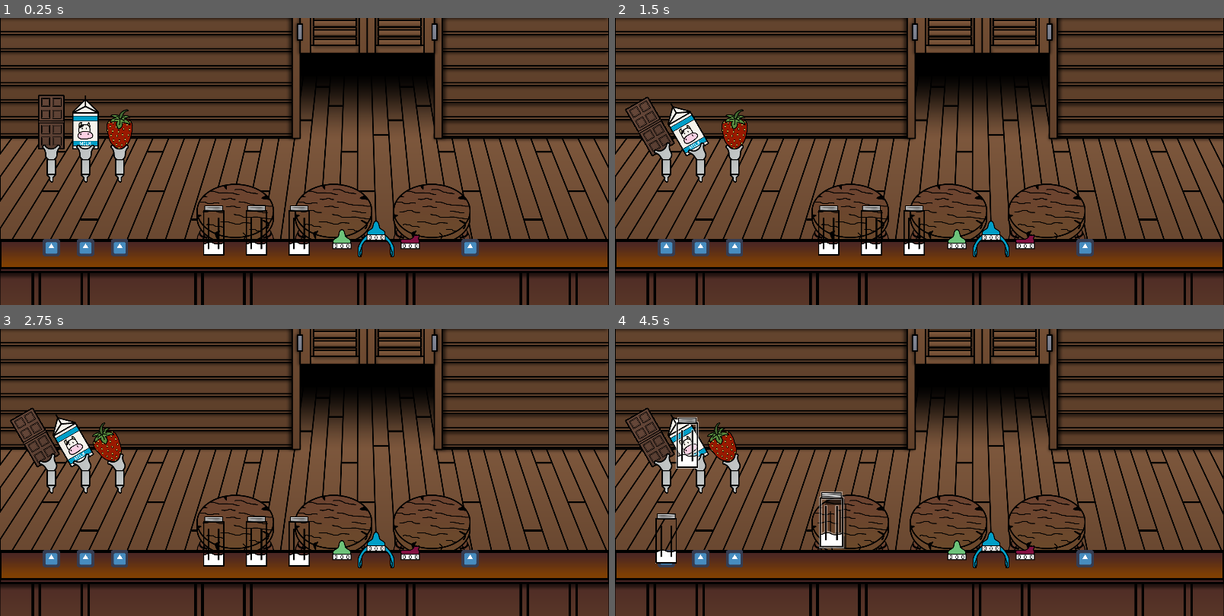
Above: before the commit, frames 1-4 (two rows, left to right).
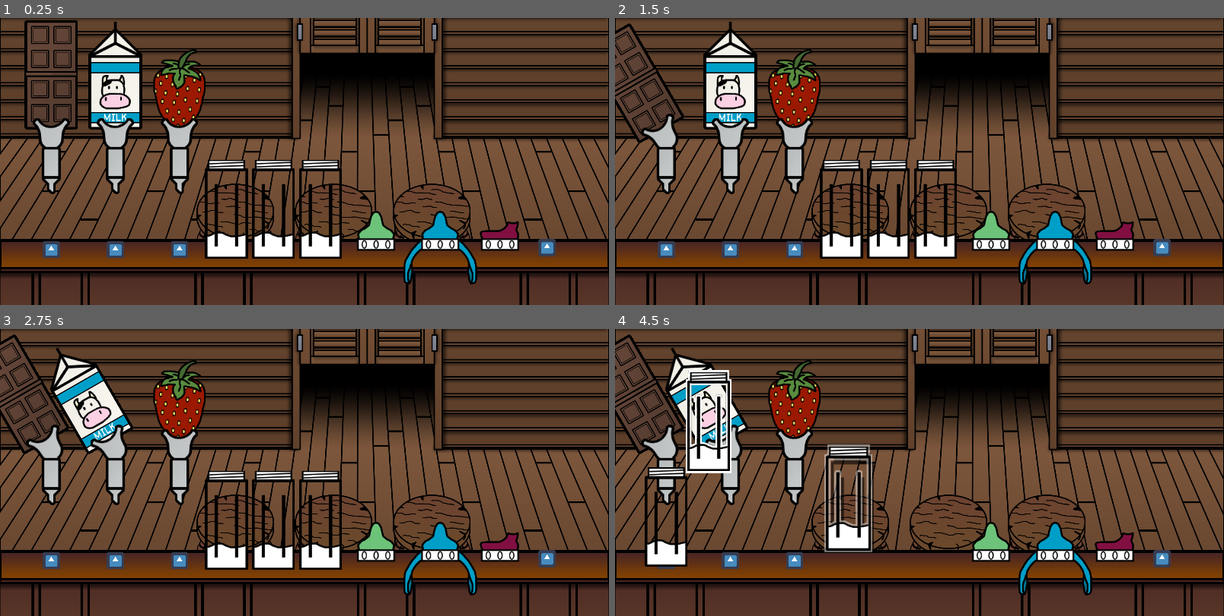
Above: after the commit, the same moments.

Repository: Gravedigger7789/little-willys-milk-bar
Game: Godot game, scene res://World.tscn
The game is run twice, just before and just after one commit, with the same random seed, the same clock (stepped at 60 frames per second) and the same inputs. The engine's default icon, where the game draws it, is replaced by a stand-in: a white triangle on a blue panel in a dark square.
Inputs (mouse positions are in pixels of both pictures, inside the frame that each line leads up to):
- Up to frame 1 (0.25 s): no input
- Up to frame 2 (1.5 s): tap Enter at 0.5 s; drag from (663, 129) to (663, 247) at 0.52 s; tap Space at 1.25 s; drag from (700, 129) to (663, 247) at 1.27 s
- Up to frame 3 (2.75 s): tap Enter at 2 s; move the mouse to (121, 440) at 2.02 s; press the mouse at (121, 440) at 2.03 s
- Up to frame 4 (4.5 s): release the mouse at (736, 440) at 2.75 s; tap Space at 2.75 s; drag from (828, 541) to (663, 558) at 2.77 s; drag from (913, 541) to (688, 443) at 3.52 s; drag from (870, 541) to (688, 443) at 4.27 s

The runs differ from the first frame. In frame 1, 15% of the frame differs, in the area x 4-92%, y 0-93%; in frame 2, 15%; in frame 3, 15%; in frame 4, 15%.

Commit message:
Testing doubling size

Diff:
--- a/World.tscn
+++ b/World.tscn
@@ -52,40 +52,40 @@
 texture = ExtResource( 8 )
 
 [node name="Tap" parent="Bar" instance=ExtResource( 11 )]
-position = Vector2( 192, 544 )
+position = Vector2( 192, 512 )
 
 [node name="Tap2" parent="Bar" instance=ExtResource( 11 )]
-position = Vector2( 320, 544 )
+position = Vector2( 432, 512 )
 handle_type = "Regular"
 
 [node name="Tap3" parent="Bar" instance=ExtResource( 11 )]
-position = Vector2( 448, 544 )
+position = Vector2( 672, 512 )
 handle_type = "Berry"
 
 [node name="BottleLauncher" parent="." instance=ExtResource( 6 )]
-position = Vector2( 1760, 864 )
+position = Vector2( 2048, 864 )
 input_pickable = true
 
 [node name="Bottles" type="Node2D" parent="."]
 
 [node name="Bottle" parent="Bottles" instance=ExtResource( 1 )]
-position = Vector2( 800, 800 )
+position = Vector2( 848, 720 )
 
 [node name="Bottle2" parent="Bottles" instance=ExtResource( 1 )]
-position = Vector2( 1120, 800 )
+position = Vector2( 1200, 720 )
 
 [node name="Bottle3" parent="Bottles" instance=ExtResource( 1 )]
-position = Vector2( 960, 800 )
+position = Vector2( 1024, 720 )
 
 [node name="BottleCaps" type="Node2D" parent="."]
 
 [node name="BottleCap" parent="BottleCaps" instance=ExtResource( 4 )]
-position = Vector2( 1280, 864 )
+position = Vector2( 1408, 864 )
 color = "Green"
 
 [node name="BottleCap2" parent="BottleCaps" instance=ExtResource( 4 )]
-position = Vector2( 1408, 832 )
+position = Vector2( 1648, 864 )
 
 [node name="BottleCap3" parent="BottleCaps" instance=ExtResource( 4 )]
-position = Vector2( 1536, 864 )
+position = Vector2( 1872, 864 )
 color = "Red"
--- a/src/Controls/LaunchBar.tscn
+++ b/src/Controls/LaunchBar.tscn
@@ -13,8 +13,7 @@
 
 [sub_resource type="GradientTexture2D" id=6]
 gradient = SubResource( 5 )
-width = 200
-height = 32
+width = 400
 
 [sub_resource type="Gradient" id=4]
 offsets = PoolRealArray( 0.315789, 1 )
@@ -22,8 +21,7 @@
 
 [sub_resource type="GradientTexture2D" id=3]
 gradient = SubResource( 4 )
-width = 200
-height = 32
+width = 400
 fill_from = Vector2( 1, 0 )
 fill_to = Vector2( 0, 0 )
 
@@ -37,11 +35,11 @@
 anchor_top = 0.5
 anchor_right = 0.5
 anchor_bottom = 0.5
-margin_left = -100.0
-margin_top = -16.0
-margin_right = 100.0
-margin_bottom = 16.0
-rect_min_size = Vector2( 200, 32 )
+margin_left = -200.0
+margin_top = -32.0
+margin_right = 200.0
+margin_bottom = 32.0
+rect_min_size = Vector2( 400, 64 )
 mouse_filter = 2
 value = 50.0
 texture_under = SubResource( 6 )
--- a/src/Objects/Bottle.tscn
+++ b/src/Objects/Bottle.tscn
@@ -13,20 +13,21 @@
 
 [sub_resource type="RectangleShape2D" id=2]
 resource_local_to_scene = true
-extents = Vector2( 40, 94 )
+extents = Vector2( 80, 187 )
 
 [node name="Bottle" instance=ExtResource( 1 )]
 script = ExtResource( 2 )
 
 [node name="Sprite" parent="." index="1"]
 material = SubResource( 1 )
+scale = Vector2( 2, 2 )
 texture = ExtResource( 4 )
 
 [node name="CollisionShape2D" parent="." index="2"]
 shape = SubResource( 2 )
 
 [node name="SnapPosition" parent="." index="3"]
-position = Vector2( 0, 88 )
+position = Vector2( 0, 176 )
 
 [node name="TopSnapPosition" type="Position2D" parent="." index="4"]
-position = Vector2( 0, -76 )
+position = Vector2( 0, -152 )
--- a/src/Objects/BottleCap.tscn
+++ b/src/Objects/BottleCap.tscn
@@ -13,7 +13,7 @@
 
 [sub_resource type="RectangleShape2D" id=2]
 resource_local_to_scene = true
-extents = Vector2( 36, 38 )
+extents = Vector2( 72, 76 )
 
 [node name="BottleCap" instance=ExtResource( 1 )]
 collision_layer = 2
@@ -27,11 +27,12 @@
 
 [node name="Sprite" parent="." index="1"]
 material = SubResource( 1 )
+scale = Vector2( 2, 2 )
 texture = ExtResource( 4 )
 
 [node name="CollisionShape2D" parent="." index="2"]
-position = Vector2( 0, -32 )
+position = Vector2( 0, -64 )
 shape = SubResource( 2 )
 
 [node name="SnapPosition" parent="." index="3"]
-position = Vector2( 0, 3 )
+position = Vector2( 0, 6 )
--- a/src/Objects/BottleLauncher.tscn
+++ b/src/Objects/BottleLauncher.tscn
@@ -11,6 +11,10 @@
 shader_param/outline_color = Color( 1, 1, 1, 0 )
 shader_param/width = 3.0
 
+[sub_resource type="CircleShape2D" id=3]
+resource_local_to_scene = true
+radius = 32.0
+
 [sub_resource type="Gradient" id=2]
 resource_local_to_scene = true
 offsets = PoolRealArray( 0, 0.507538, 1 )
@@ -22,8 +26,11 @@
 [node name="Sprite" parent="." index="0"]
 material = SubResource( 1 )
 
+[node name="CollisionShape2D" parent="." index="1"]
+shape = SubResource( 3 )
+
 [node name="LaunchBar" parent="." index="3" instance=ExtResource( 4 )]
-margin_top = -64.0
-margin_bottom = -64.0
+margin_top = -128.0
+margin_bottom = -128.0
 gradient = SubResource( 2 )
 bar_fill_speed = 25
--- a/src/Objects/Tap.tscn
+++ b/src/Objects/Tap.tscn
@@ -6,32 +6,34 @@
 [ext_resource path="res://src/Objects/Coaster.tscn" type="PackedScene" id=4]
 
 [sub_resource type="RectangleShape2D" id=1]
-extents = Vector2( 50, 128 )
+extents = Vector2( 100, 254 )
 
 [node name="Tap" type="Node2D"]
 script = ExtResource( 3 )
 
 [node name="Handle" type="Area2D" parent="."]
-position = Vector2( 0, -30 )
+position = Vector2( 0, -60 )
 collision_layer = 8
 collision_mask = 8
 
 [node name="Sprite" type="Sprite" parent="Handle"]
-position = Vector2( 0, -122 )
+position = Vector2( 0, -238 )
+scale = Vector2( 2, 2 )
 texture = ExtResource( 1 )
 
 [node name="CollisionShape2D" type="CollisionShape2D" parent="Handle"]
-position = Vector2( 0, -98 )
+position = Vector2( 0, -190 )
 shape = SubResource( 1 )
 
 [node name="Spout" type="Sprite" parent="."]
-position = Vector2( -6, 0 )
+position = Vector2( -12, 0 )
+scale = Vector2( 2, 2 )
 texture = ExtResource( 2 )
 __meta__ = {
 "_edit_lock_": true
 }
 
 [node name="Coaster" parent="." instance=ExtResource( 4 )]
-position = Vector2( 0, 320 )
+position = Vector2( 0, 360 )
 
 [connection signal="input_event" from="Handle" to="." method="_on_Handle_input_event"]
Not shown: 1 places in src/Objects/BottleLauncher.tscn that only renumber resources
